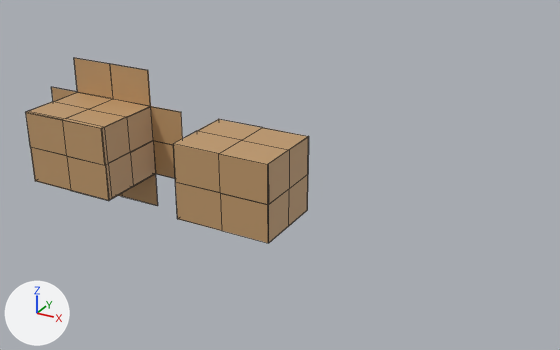
A saved change to the Blender file 3dModels/Box/Box.blend.
Before and after are seen from a 50 mm lens placed at (323.0, -342.0, 178.0), pointed at (128.0, 12.0, 1.0). Arrows for +X, +Y and +Z are at lower left; the lights stay in place. The picture after the commit comes second. Mesh edges are drawn as thin lines.

The older version as bpy lines, for what is in view:
```python
me_cube = bpy.data.meshes.new('Cube')
me_cube.from_pydata(...)  # 28 vertices, 20 faces; spans x -0.3..0.0, y 0.0..0.23, z -0.23..0.23
# faces by material slot: [15, 5]
me_cube.materials.append(mat_cardboard)  # brown #c19a6c
me_cube.materials.append(mat_seams)  # black #000000
me_cube_001 = bpy.data.meshes.new('Cube.001')
me_cube_001.from_pydata(...)  # 60 vertices, 47 faces; spans x -0.53..0.0, y -0.23..0.23, z 0.0..0.46
# faces by material slot: [45, 2]
me_cube_001.materials.append(mat_cardboard_001)  # brown #c19a6c
me_cube_001.materials.append(mat_seams_001)  # black #000000
ob_box_closed = bpy.data.objects.new('Box-closed', me_cube)
ob_box_closed.location = (110.1, 0.0, 0.0)
ob_box_closed.scale = (100.0, 100.0, 100.0)
_m = ob_box_closed.modifiers.new('Mirror', 'MIRROR')
_m = ob_box_closed.modifiers.new('Mirror.001', 'MIRROR')
_m.use_axis = (False, True, False)
ob_box_open = bpy.data.objects.new('Box-open', me_cube_001)
ob_box_open.location = (0.0, 0.0, 0.0)
ob_box_open.scale = (100.0, 100.0, 100.0)
_m = ob_box_open.modifiers.new('Mirror', 'MIRROR')
_m.use_clip = True
_m = ob_box_open.modifiers.new('Mirror.001', 'MIRROR')
_m.use_axis = (False, False, True)
_m.use_clip = True
```
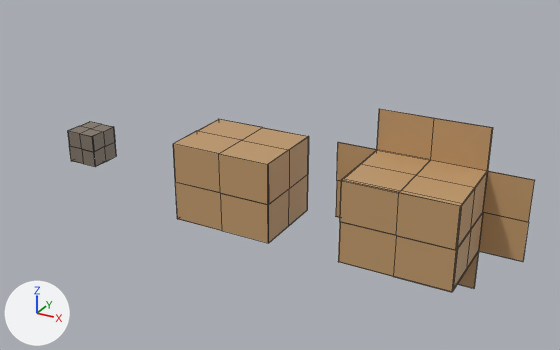
Edits to the bpy script that builds the scene:
```text
Add mat_seams_002:
    mat_seams_002 = principled_material('Seams.002')
    mat_seams_002.base_color = (0.0, 0.0, 0.0)  # black #000000
Add mat_cardboard_002:
    mat_cardboard_002 = principled_material('Cardboard.002')
    mat_cardboard_002.base_color = (0.222, 0.181, 0.142)  # brown #827669
Add me_cube_002:
    me_cube_002.from_pydata(...)  # 28 vertices, 20 faces; spans x -0.1..0.0, y 0.0..0.1, z -0.1..0.1
    # faces by material slot: [15, 5]
    me_cube_002.materials.append(mat_cardboard_002)  # brown #827669
    me_cube_002.materials.append(mat_seams_002)  # black #000000
Change ob_box_open:
    ob_box_open.location: (0.0, 0.0, 0.0) -> (211.2, 0.0, 0.0)
Add ob_box_square:
    ob_box_square = bpy.data.objects.new('Box-square', me_cube_002)
    ob_box_square.location = (0.0, 0.0, 0.0)
    ob_box_square.scale = (100.0, 100.0, 100.0)
    _m = ob_box_square.modifiers.new('Mirror', 'MIRROR')
    _m = ob_box_square.modifiers.new('Mirror.001', 'MIRROR')
    _m.use_axis = (False, True, False)
```

Changed parts and their boxes (x1, y1, x2, y2) in the pictures (560 x 350 px):
'Box-open', moved: before (26, 58, 183, 206); after (336, 109, 535, 292)
'Box-square', added: after (68, 122, 117, 167)
    faces in mat_cardboard_002 (brown #827669): (68, 122, 116, 167)
